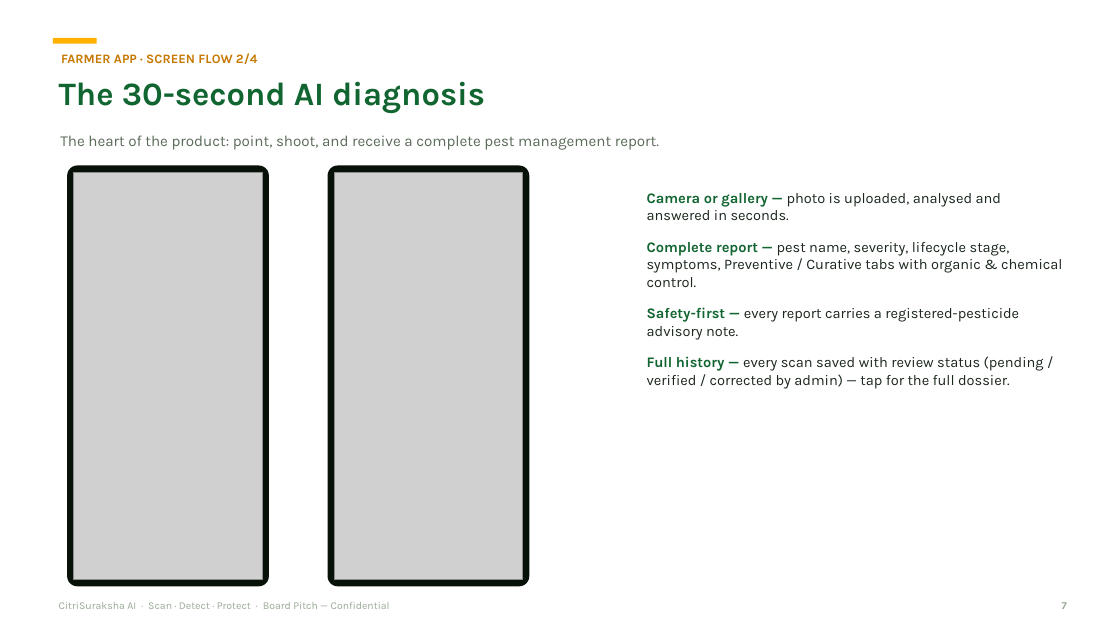
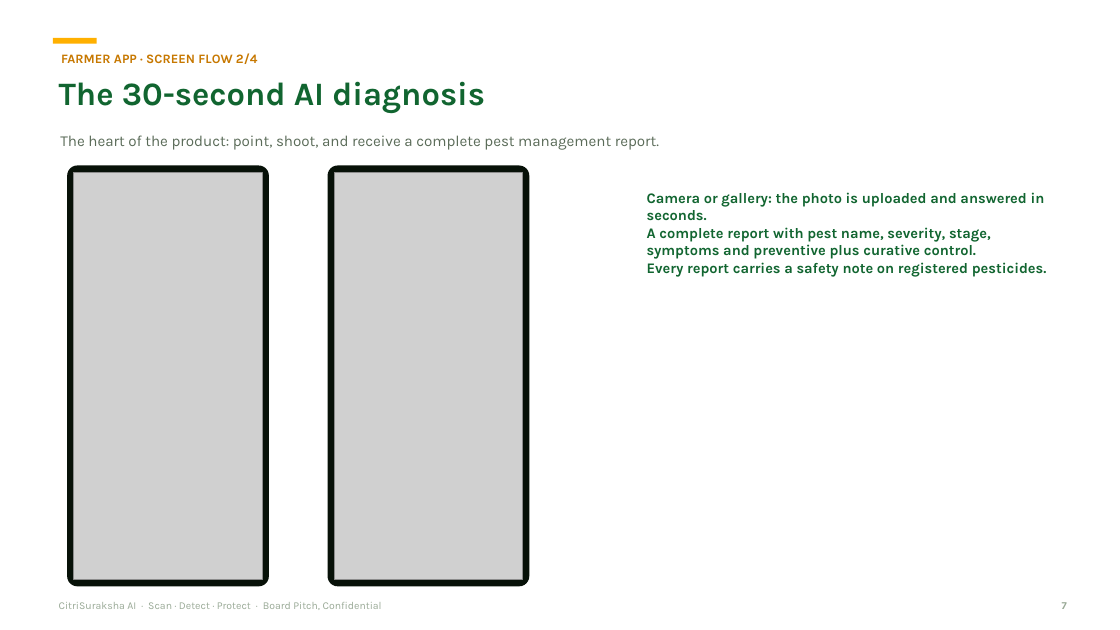
Before and after one commit to jagthapsaurabh/citrisurksha_ai, a slide deck: slide 7 of docs/pitch/CitriSuraksha_AI_Board_Pitch.pptx. Drawn at 1120x630 pixels with LibreOffice and Linux fonts; fonts in the diff are those of the drawing; grey boxes stand for pictures. Boxes give left, top, right and bottom in pixels: in the first picture for what was removed or moved away, otherwise in the second. Text is boxed around its words. In the diff, an @@ line names an element or a change of style, - is before the commit and + after.

Commit message:
Board deck copy: human voice, no versions/counts, ops line removed, no em-dashes (humanize_deck.py, idempotent)

```diff
--- a/docs/pitch/CitriSuraksha_AI_Board_Pitch.pptx
+++ b/docs/pitch/CitriSuraksha_AI_Board_Pitch.pptx
@@ text at box(647, 192, 1047, 277): text changed; text colour #1B271C to #116530; bold on @@
-Camera or gallery — photo is uploaded, analysed and answered in seconds.
-Complete report — pest name, severity, lifecycle stage, symptoms, Preventive / Curative tabs with organic & chemical control.
-Safety-first — every report carries a registered-pesticide advisory note.
-Full history — every scan saved with review status (pending / verified / corrected by admin) — tap for the full dossier.
+Camera or gallery: the photo is uploaded and answered in seconds.
+A complete report with pest name, severity, stage, symptoms and preventive plus curative control.
+Every report carries a safety note on registered pesticides.
@@ text at box(59, 602, 382, 610): text changed @@
-CitriSuraksha AI · Scan · Detect · Protect · Board Pitch — Confidential
+CitriSuraksha AI · Scan · Detect · Protect · Board Pitch, Confidential
```
Also in this commit, not shown: 25 other slides changed, 1 other file.
